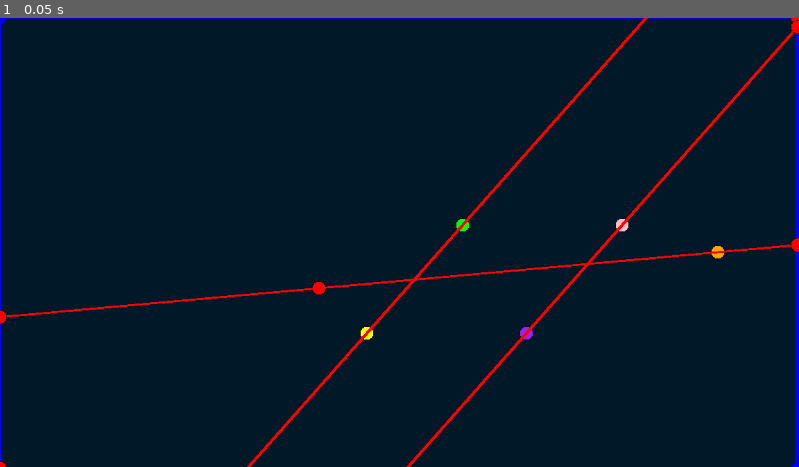
Above: before the commit, frame 1.
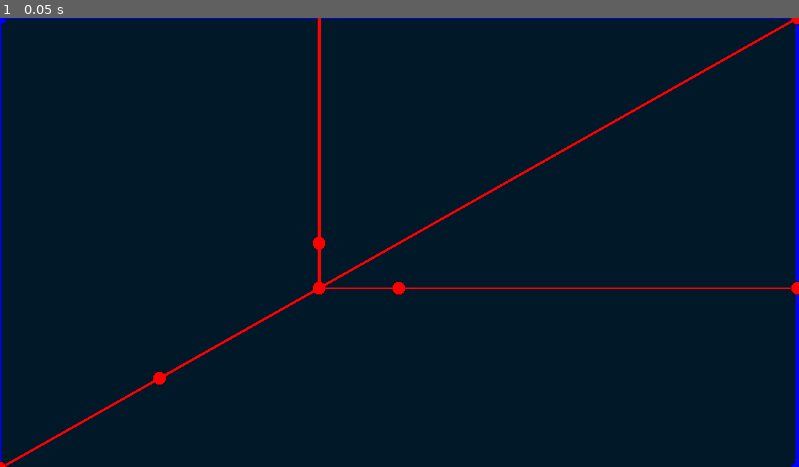
Above: after the commit, the same moment.

Repository: justinebanks/GraphingCalculator
Game: Godot game, scene res://node_2d.tscn
Two runs of this game, one before a commit and one after it. Both use one fixed random seed, a clock stepped at 60 frames per second and the inputs below.
Inputs:
- Up to frame 1 (0.05 s): no input

The runs differ from the first frame. In frame 1, 3.3% of the frame differs, in the area x 0-100%, y 0-100%.

Commit message:
Finishes Angle Bisection

Diff:
--- a/Scripts/Line.gd
+++ b/Scripts/Line.gd
@@ -145,12 +145,19 @@
 	return false
 
 
-''' IN PROGRESS '''
-func bisects_angle(angle: Angle):
+func bisects_angle(angle: Angle) -> bool:
 	var contains_vertex = self.contains(angle.vertex)
 
-	# Find a way of expressing that if the angle is <ABC,
-	# then m<ABM = m<MBC
+	var angle1 = Angle.new(self.pointA, angle.vertex, angle.pointA)
+	var angle2 = Angle.new(self.pointA, angle.vertex, angle.pointB)
+
+	var angle3 = Angle.new(self.pointB, angle.vertex, angle.pointA)
+	var angle4 = Angle.new(self.pointB, angle.vertex, angle.pointB)
+
+	if contains_vertex and (angle1.is_congruent_to(angle2) or angle3.is_congruent_to(angle4)):
+		return true
+	else:
+		return false
 
 
 func get_vertical_angles(other_line: Line, intersection_name: String = "I"):
--- a/Scripts/Ray.gd
+++ b/Scripts/Ray.gd
@@ -148,6 +148,21 @@
 	return null
 
 
+func bisects_angle(angle: Angle) -> bool:
+	var contains_vertex = self.contains(angle.vertex)
+
+	var angle1 = Angle.new(self.pointA, angle.vertex, angle.pointA)
+	var angle2 = Angle.new(self.pointA, angle.vertex, angle.pointB)
+
+	var angle3 = Angle.new(self.pointB, angle.vertex, angle.pointA)
+	var angle4 = Angle.new(self.pointB, angle.vertex, angle.pointB)
+
+	if contains_vertex and (angle1.is_congruent_to(angle2) or angle3.is_congruent_to(angle4)):
+		return true
+	else:
+		return false
+
+
 func is_opposite_of(ray: Ray) -> bool:
 	var same_endpoint = ray.pointA.is_same_as(self.pointA)
 	var opposite_direction = self.pointA.is_collinear_to(self.pointB, ray.pointB)
--- a/Scripts/Segment.gd
+++ b/Scripts/Segment.gd
@@ -133,6 +133,20 @@
 		return null
 
 
+func bisects_angle(angle: Angle) -> bool:
+	var contains_vertex = self.contains(angle.vertex)
+
+	var angle1 = Angle.new(self.pointA, angle.vertex, angle.pointA)
+	var angle2 = Angle.new(self.pointA, angle.vertex, angle.pointB)
+
+	var angle3 = Angle.new(self.pointB, angle.vertex, angle.pointA)
+	var angle4 = Angle.new(self.pointB, angle.vertex, angle.pointB)
+
+	if contains_vertex and (angle1.is_congruent_to(angle2) or angle3.is_congruent_to(angle4)):
+		return true
+	else:
+		return false
+
 
 func is_same_as(obj) -> bool:
 	if obj is Segment and is_equal_approx(self.get_length(), obj.get_length()) and is_equal_approx(self.slope, obj.slope) and is_equal_approx(self.to_line().y_intercept, obj.to_line().y_intercept):
--- a/Scripts/graph.gd
+++ b/Scripts/graph.gd
@@ -50,7 +50,8 @@
 	#same_angle_example()
 	#intersection_example()
 	#vertical_angle_example()
-	transversal_example()
+	#transversal_example()
+	angle_bisector_example()
 
 
 func show_graph_bounds():
@@ -200,7 +201,6 @@
 		if s.evaluate() == true:
 			print(s.as_string())
 
-
 	var trans = Transversal.new(lineAB, lineCD, lineEF)
 	var pair = trans.get_alternate_interior_angles()[1]
 
@@ -215,3 +215,15 @@
 	print("")
 	print(pair[0].measure())
 	print(pair[1].measure())
+
+
+func angle_bisector_example():
+	var pointA = Point.new("A", 20, 20)
+	var pointB = Point.new("B", 25, 20)
+	var pointC = Point.new("C", 20.0001, 25)
+	var angleBAC = Angle.new(pointB, pointA, pointC)
+
+	var pointD = Point.new("D", 10, 10)
+	var lineDA = Line.new(pointD, pointA)
+
+	print(lineDA.bisects_angle(angleBAC))
Not shown, changed: API.md
